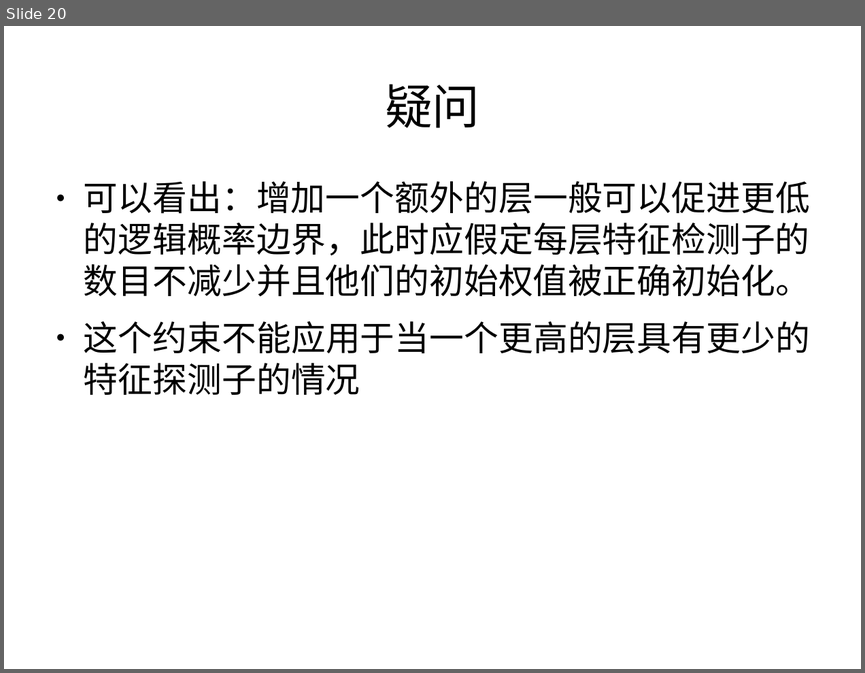
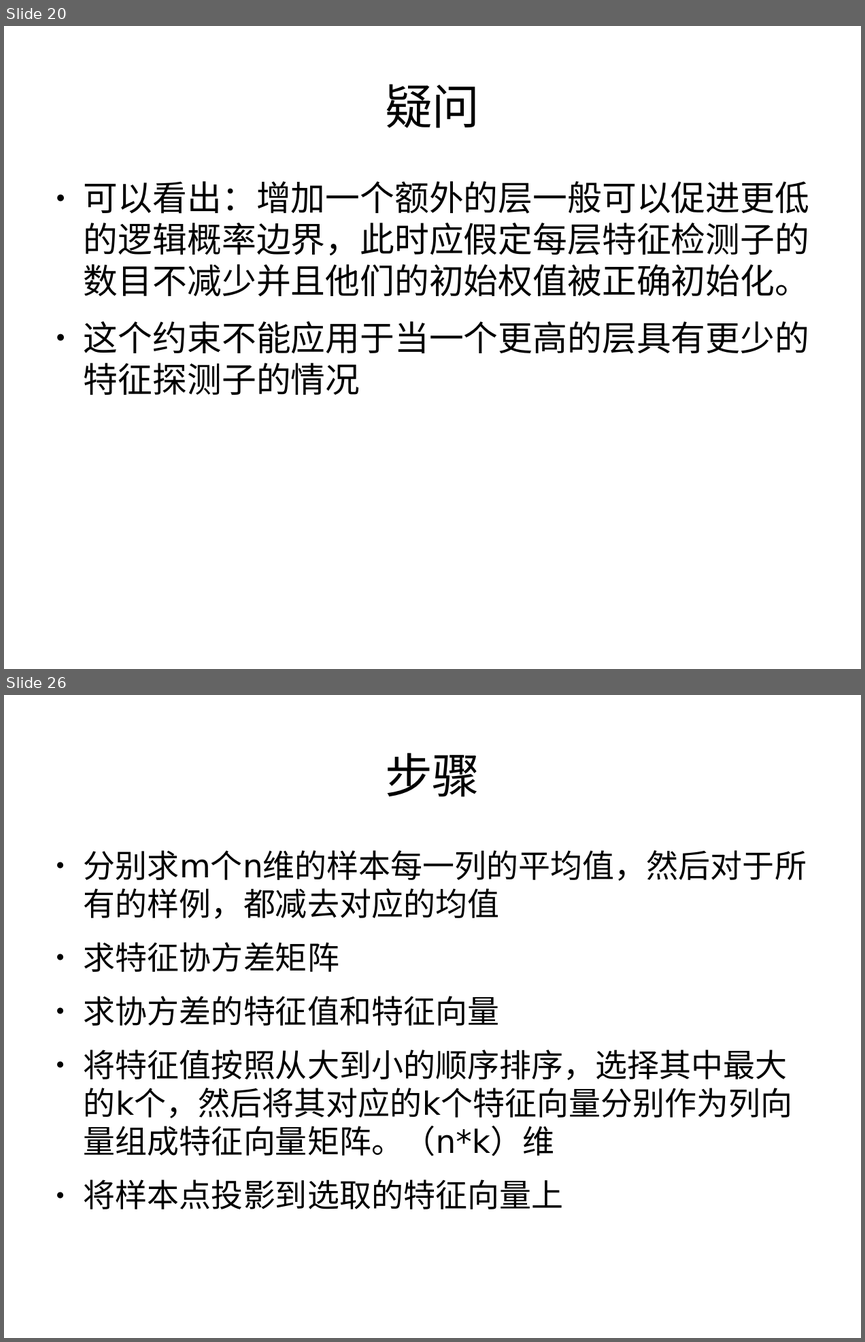
Before and after one commit to Mch233/Mch, a slide deck: work/ｐｐｔ２００６.odp. Shown one above the other, each under a label of ours: slide 20 before the commit, slides 20 and 26 after it; the slides between them are not shown. The pictures are 865x673 and 865x1342 pixels, drawn with LibreOffice and Linux fonts; fonts in the diff are those of the drawing. Boxes give left, top, right and bottom in pixels: in the first picture for what was removed or moved away, otherwise in the second. Text is boxed around its words. In the diff, an @@ line names an element or a change of style, - is before the commit and + after.

```diff
--- a/work/ｐｐｔ２００６.odp
+++ b/work/ｐｐｔ２００６.odp
@@ slide 26 added at [4, 695, 861, 1338], background #FFFFFF @@
@@ title added at [385, 753, 480, 797], 44 pt, text #000000 @@
+步骤
@@ text added at [84, 850, 806, 1209], 29.6 pt, text #000000 @@
+● 分别求m个n维的样本每一列的平均值，然后对于所有的样例，都减去对应的均值
+● 求特征协方差矩阵
+● 求协方差的特征值和特征向量
+● 将特征值按照从大到小的顺序排序，选择其中最大的k个，然后将其对应的k个特征向量分别作为列向量组成特征向量矩阵。（n*k）维
+● 将样本点投影到选取的特征向量上
```
Also in this commit, not shown: 5 other slides added, 11 other files.
